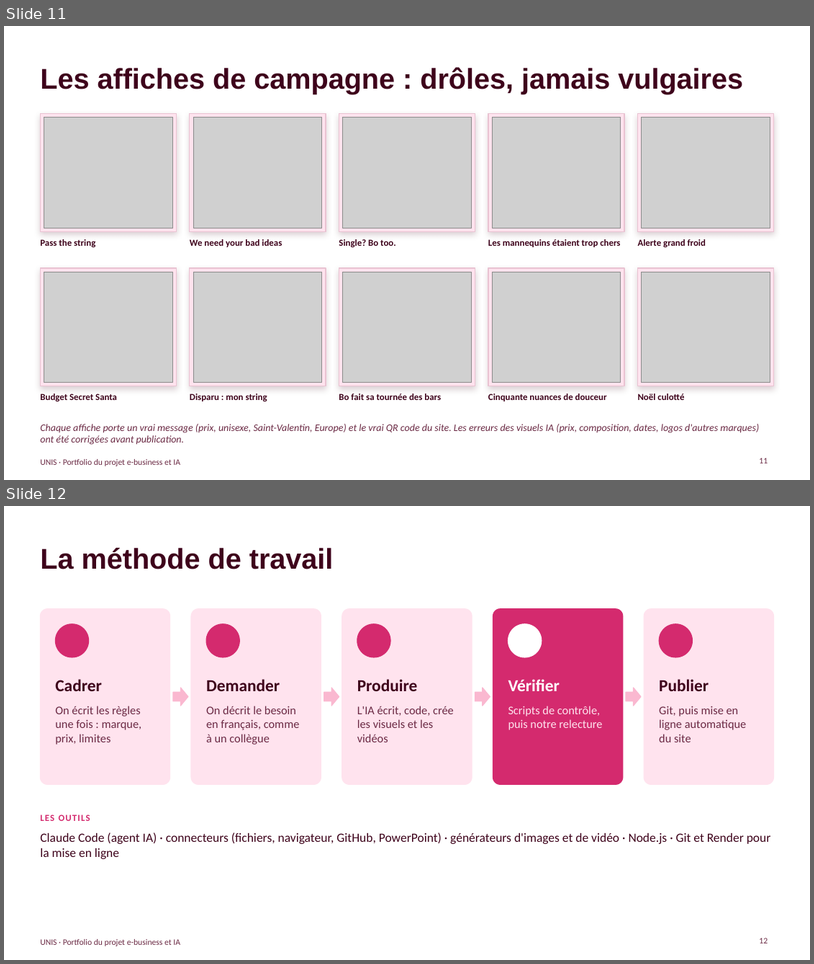
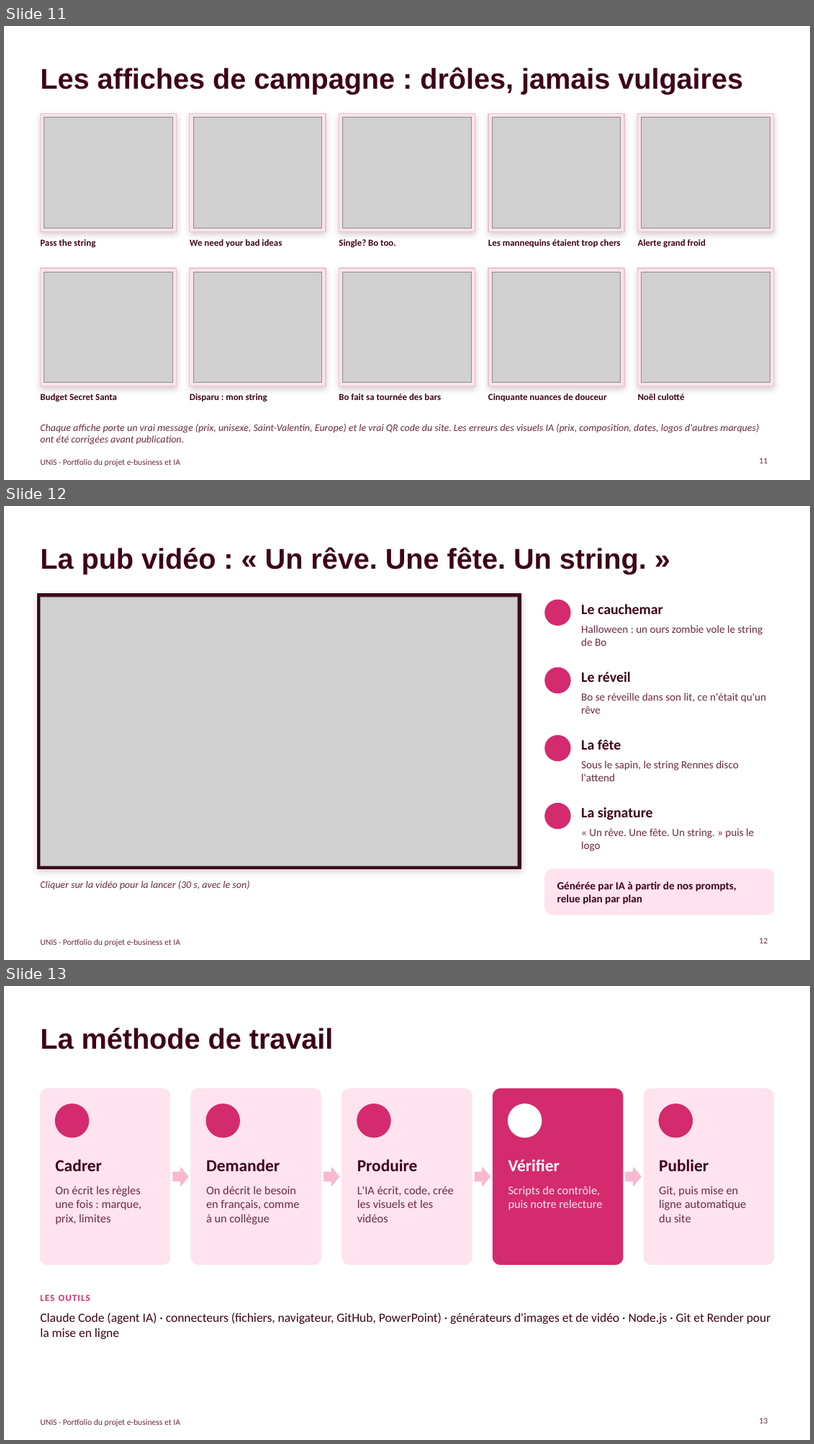
Before and after one commit to kilian-xanadou/unis, a slide deck: docs/UNIS-portfolio-15-minutes.pptx. Shown one above the other, each under a label of ours: slides 11 and 12 before the commit, slides 11, 12 and 13 after it. The pictures are 814x964 and 814x1444 pixels, drawn with LibreOffice and Linux fonts; fonts in the diff are those of the drawing; grey boxes stand for pictures. Boxes give left, top, right and bottom in pixels: in the first picture for what was removed or moved away, otherwise in the second. Text is boxed around its words. In the diff, an @@ line names an element or a change of style, - is before the commit and + after.

```diff
--- a/docs/UNIS-portfolio-15-minutes.pptx
+++ b/docs/UNIS-portfolio-15-minutes.pptx
@@ slide 12 added at (4, 506, 810, 960), background #FFFFFF; not listed: 1 template element that a slide beside it also shows @@
@@ title added at (40, 547, 647, 574), 34 pt, text #3E031B, bold @@
+La pub vidéo : « Un rêve. Une fête. Un string. »
@@ rectangle added at (37, 594, 521, 868), fill #3E031B, outline #3E031B 1 pt @@
@@ picture added at (40, 597, 518, 865) @@
@@ ellipse added at (545, 600, 571, 626), fill #D42A6E, outline #D42A6E 1 pt @@
@@ text added at (581, 604, 664, 614), 17 pt, text #3E031B, bold @@
+Le cauchemar
@@ text added at (581, 625, 763, 646), 13 pt, text #6B2A44 @@
+Halloween : un ours zombie vole le string de Bo
@@ ellipse added at (545, 667, 571, 693), fill #D42A6E, outline #D42A6E 1 pt @@
@@ text added at (581, 672, 631, 682), 17 pt, text #3E031B, bold @@
+Le réveil
@@ text added at (581, 692, 766, 713), 13 pt, text #6B2A44 @@
+Bo se réveille dans son lit, ce n'était qu'un rêve
@@ ellipse added at (545, 735, 571, 761), fill #D42A6E, outline #D42A6E 1 pt @@
@@ text added at (581, 739, 621, 749), 17 pt, text #3E031B, bold @@
+La fête
@@ text added at (581, 760, 739, 781), 13 pt, text #6B2A44 @@
+Sous le sapin, le string Rennes disco l'attend
@@ ellipse added at (545, 803, 571, 829), fill #D42A6E, outline #D42A6E 1 pt @@
@@ text added at (581, 807, 653, 820), 17 pt, text #3E031B, bold @@
+La signature
@@ text added at (581, 828, 754, 851), 13 pt, text #6B2A44 @@
+« Un rêve. Une fête. Un string. » puis le logo
@@ rounded rectangle added at (545, 869, 774, 914), fill #FFE3EE, outline #FFE3EE 1 pt @@
@@ text added at (40, 880, 250, 890), 12 pt, text #6B2A44, italic @@
+Cliquer sur la vidéo pour la lancer (30 s, avec le son)
@@ text added at (558, 881, 737, 904), 13 pt, text #3E031B, bold @@
+Générée par IA à partir de nos prompts, relue plan par plan
@@ page number added at (759, 937, 768, 943), 10 pt, text #6B2A44 @@
+12
@@ what was slide 12 is now slide 13 @@
```
